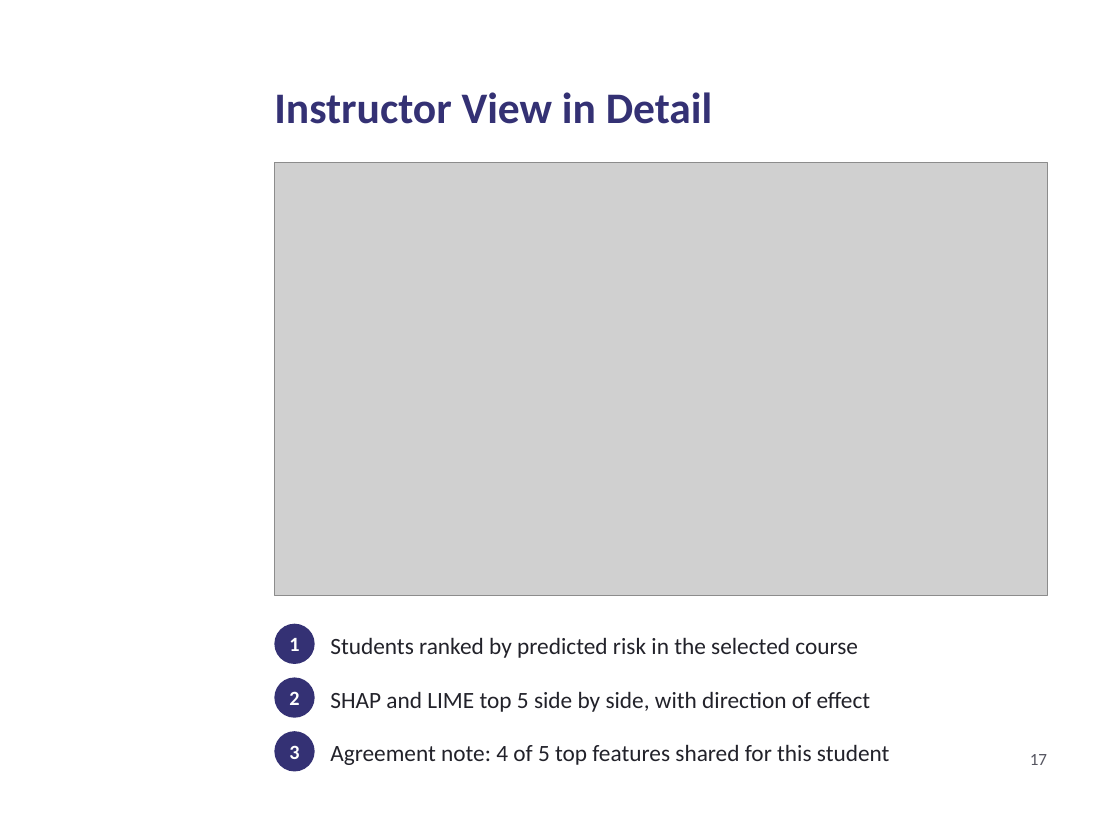
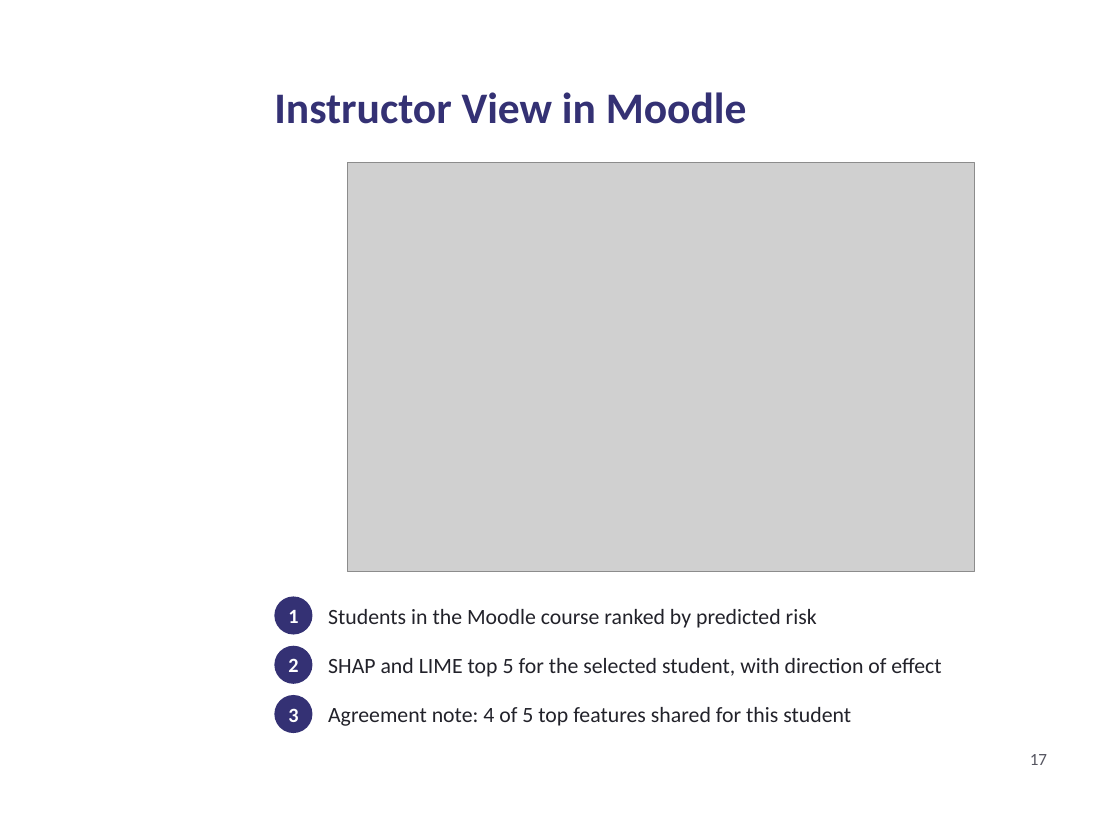
Before and after one commit to daniel-larry/python-run-result, a slide deck: slide 17 of Internal_Defense_Presentation.pptx. Drawn at 1120x840 pixels with LibreOffice and Linux fonts; fonts in the diff are those of the drawing; grey boxes stand for pictures; background and template pictures are left out. Boxes give left, top, right and bottom in pixels: in the first picture for what was removed or moved away, otherwise in the second. Text is boxed around its words. In the diff, an @@ line names an element or a change of style, - is before the commit and + after.

Commit message:
Defense deck: use Moodle and Canvas prototype screenshots

```diff
--- a/Internal_Defense_Presentation.pptx
+++ b/Internal_Defense_Presentation.pptx
@@ title at (x1=274, y1=92, x2=747, y2=124): text changed @@
-Instructor View in Detail
+Instructor View in Moodle
@@ picture resized from (x1=274, y1=162, x2=1047, y2=596) to (x1=347, y1=162, x2=974, y2=572) @@
@@ ellipse "1" moved from (x1=274, y1=624, x2=315, y2=664) to (x1=274, y1=597, x2=312, y2=635) @@
@@ text at (x1=328, y1=609, x2=817, y2=628): text changed; size 15 to 14 pt @@
-Students ranked by predicted risk in the selected course
+Students in the Moodle course ranked by predicted risk
@@ ellipse "2" moved from (x1=274, y1=678, x2=315, y2=718) to (x1=274, y1=646, x2=312, y2=684) @@
@@ text at (x1=328, y1=658, x2=941, y2=677): text changed; size 15 to 14 pt @@
-SHAP and LIME top 5 side by side, with direction of effect
+SHAP and LIME top 5 for the selected student, with direction of effect
@@ ellipse "3" moved from (x1=274, y1=731, x2=315, y2=772) to (x1=274, y1=696, x2=312, y2=734) @@
@@ text "Agreement note: 4 of 5 ..." moved from (x1=330, y1=744, x2=890, y2=765) to (x1=328, y1=707, x2=851, y2=726) @@
@@ text "Agreement note: 4 of 5 ..." at (x1=328, y1=707, x2=851, y2=726): size 15 to 14 pt @@
```
Also in this commit, not shown: 4 other slides changed, 1 slide added.
